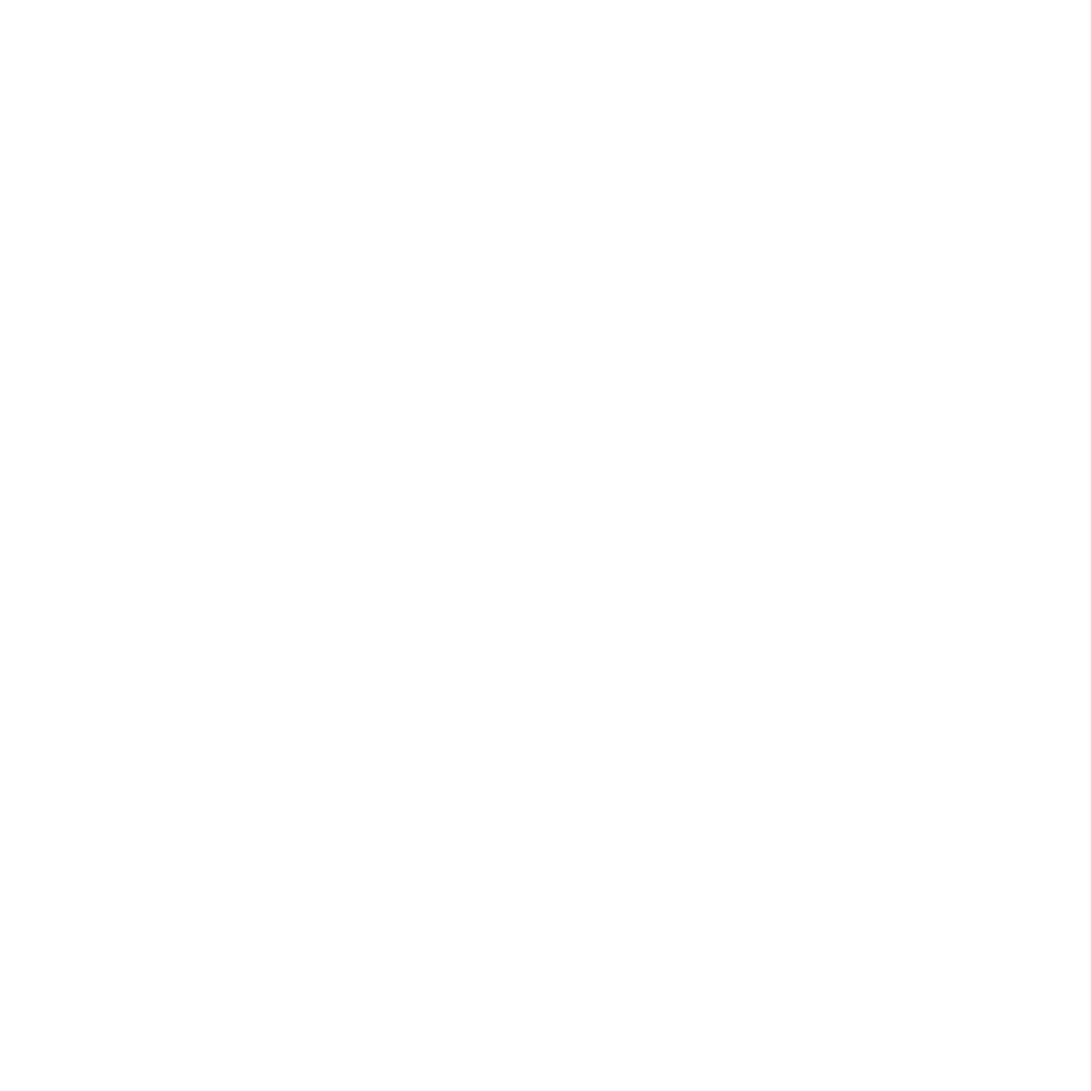
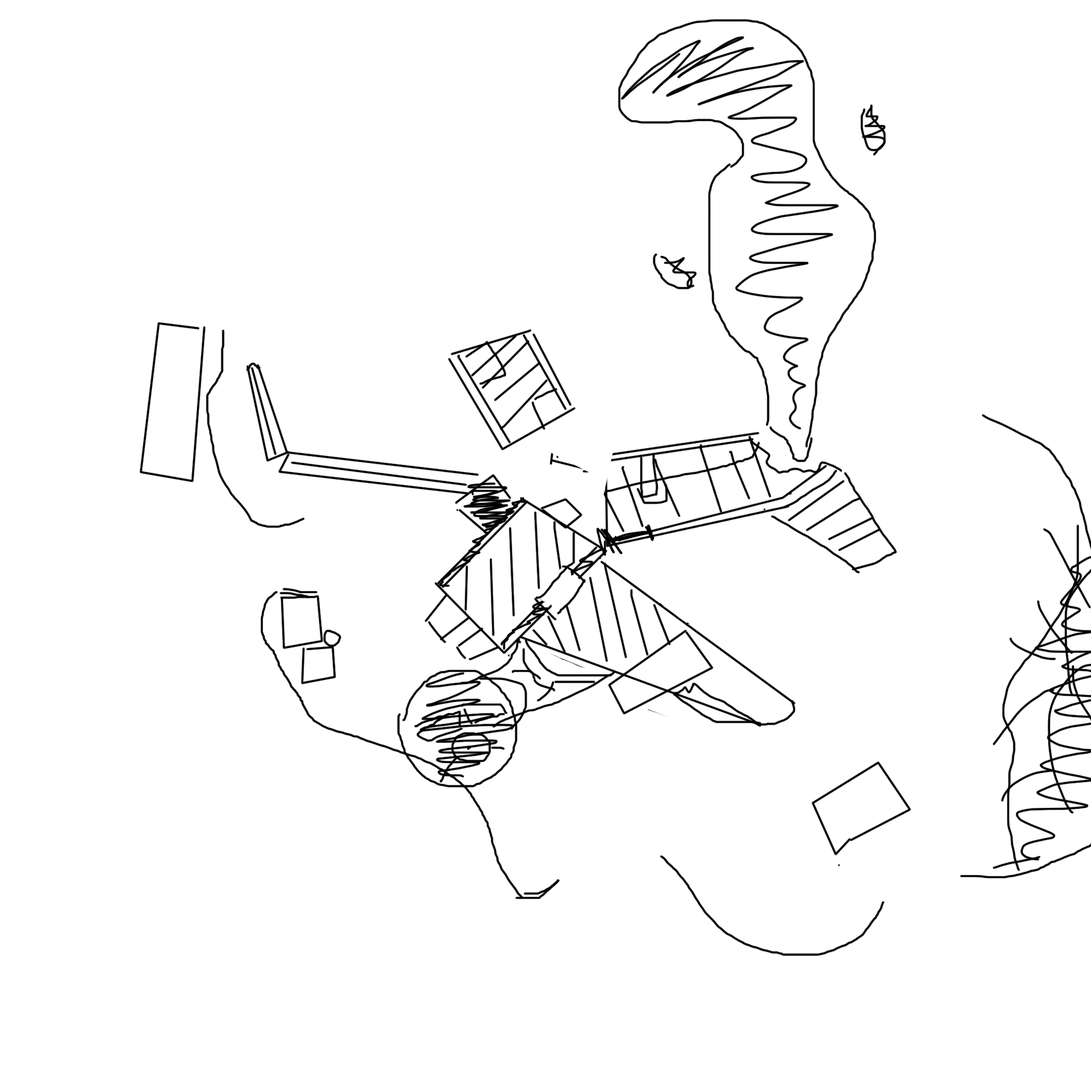
Before/after of a w=1091, h=1091 layered artwork. What changed in the layer stack:
showed "airplane" over [139, 18, 1091, 957]
